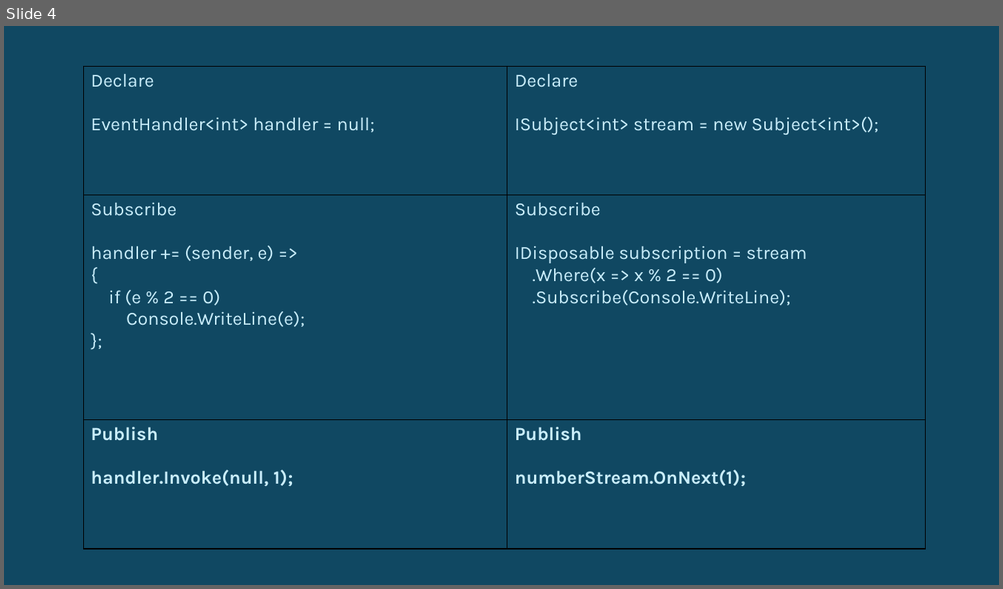
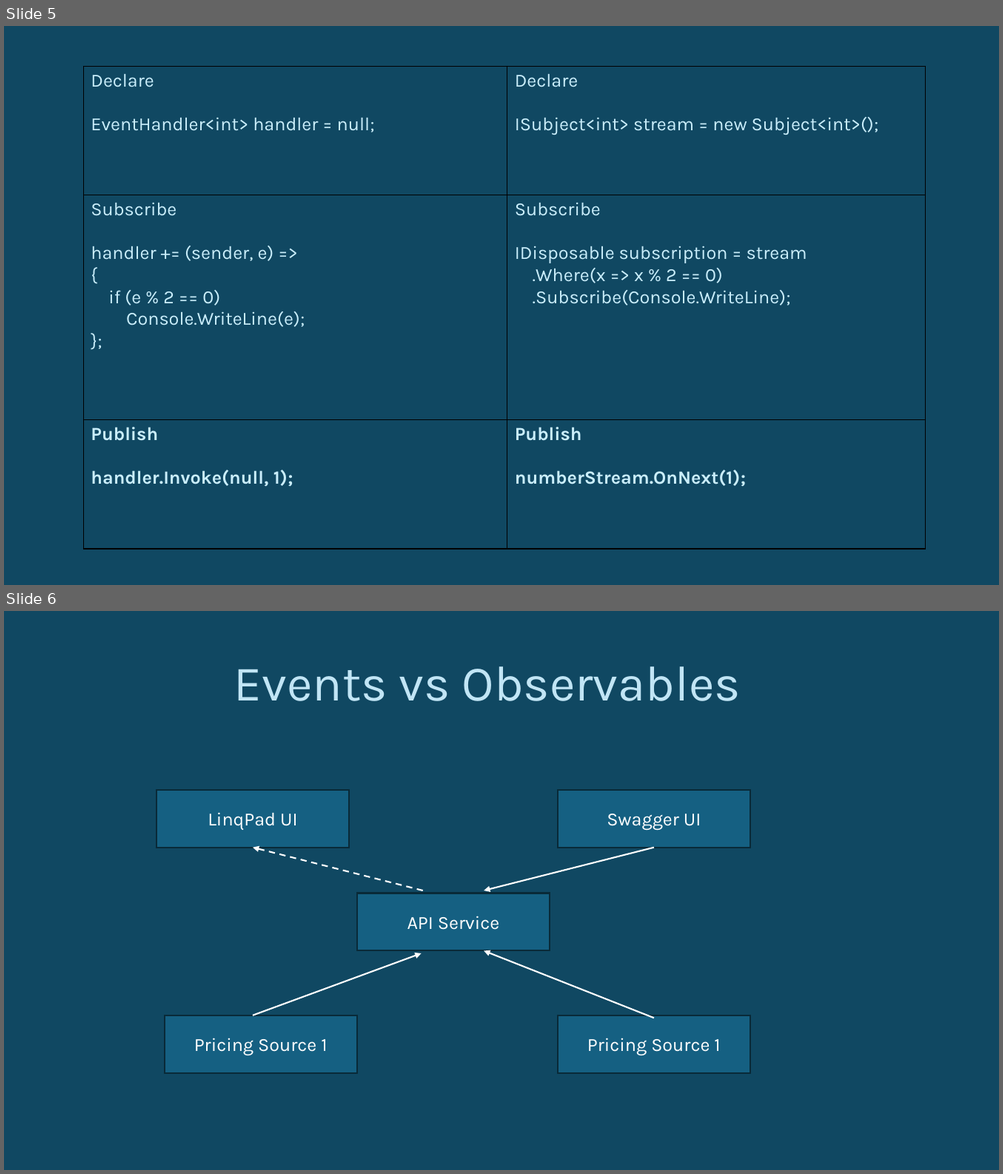
Before and after one commit to jeanhibbert/RxDemo2025, a slide deck: Resources/RxTalk2025.pptx. Shown one above the other, each under a label of ours: slide 4 before the commit, slides 5 and 6 after it. The pictures are 1003x589 and 1003x1174 pixels, drawn with LibreOffice and Linux fonts; fonts in the diff are those of the drawing. Boxes give left, top, right and bottom in pixels: in the first picture for what was removed or moved away, otherwise in the second. Text is boxed around its words. In the diff, an @@ line names an element or a change of style, - is before the commit and + after.

```diff
--- a/Resources/RxTalk2025.pptx
+++ b/Resources/RxTalk2025.pptx
@@ slide 6 added at (4,611,999,1170), background #104862 @@
@@ text added at (234,667,740,701), 48 pt, text #C1E5F5 @@
+Events vs Observables
@@ rectangle added at (156,790,349,848), fill #156082, outline #092A39 1.5 pt, 18 pt, text #FFFFFF @@
+LinqPad UI
@@ rectangle added at (558,790,750,848), fill #156082, outline #092A39 1.5 pt, 18 pt, text #FFFFFF @@
+Swagger UI
@@ arrow added from (423, 891) to (253, 848), #FFFFFF 1.5 pt dashed @@
@@ arrow added from (654, 848) to (484, 891), #FFFFFF 1.5 pt @@
@@ rectangle added at (357,893,549,951), fill #156082, outline #092A39 1.5 pt, 18 pt, text #FFFFFF @@
+API Service
@@ arrow added from (253, 1015) to (421, 954), #FFFFFF 1.5 pt @@
@@ arrow added from (654, 1019) to (484, 951), #FFFFFF 1.5 pt @@
@@ rectangle added at (165,1015,357,1073), fill #156082, outline #092A39 1.5 pt, 18 pt, text #FFFFFF @@
+Pricing Source 1
@@ rectangle added at (558,1015,750,1073), fill #156082, outline #092A39 1.5 pt, 18 pt, text #FFFFFF @@
+Pricing Source 1
@@ what was slide 4 is now slide 5 @@
```
Also in this commit, not shown: 3 slides changed, 1 slide removed, 2 other files.
